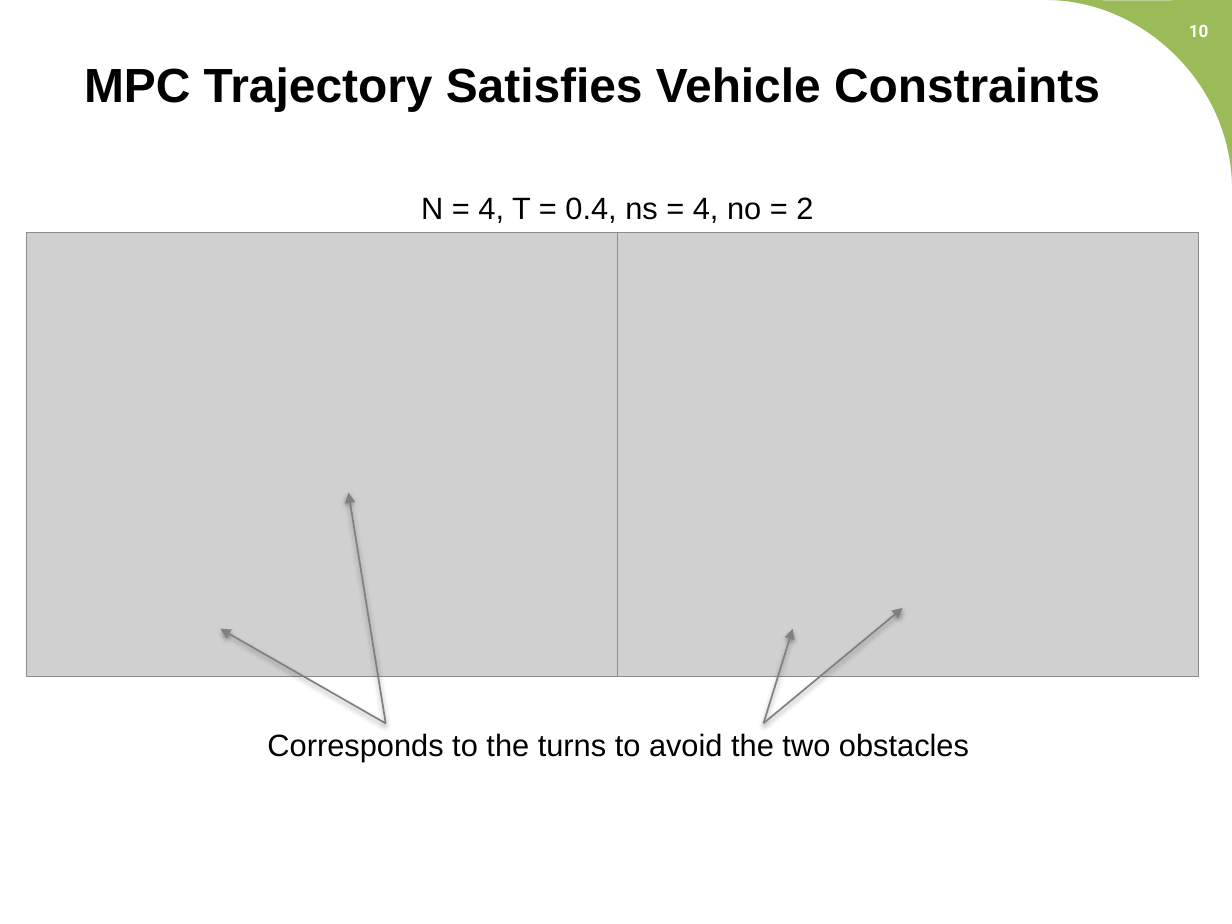
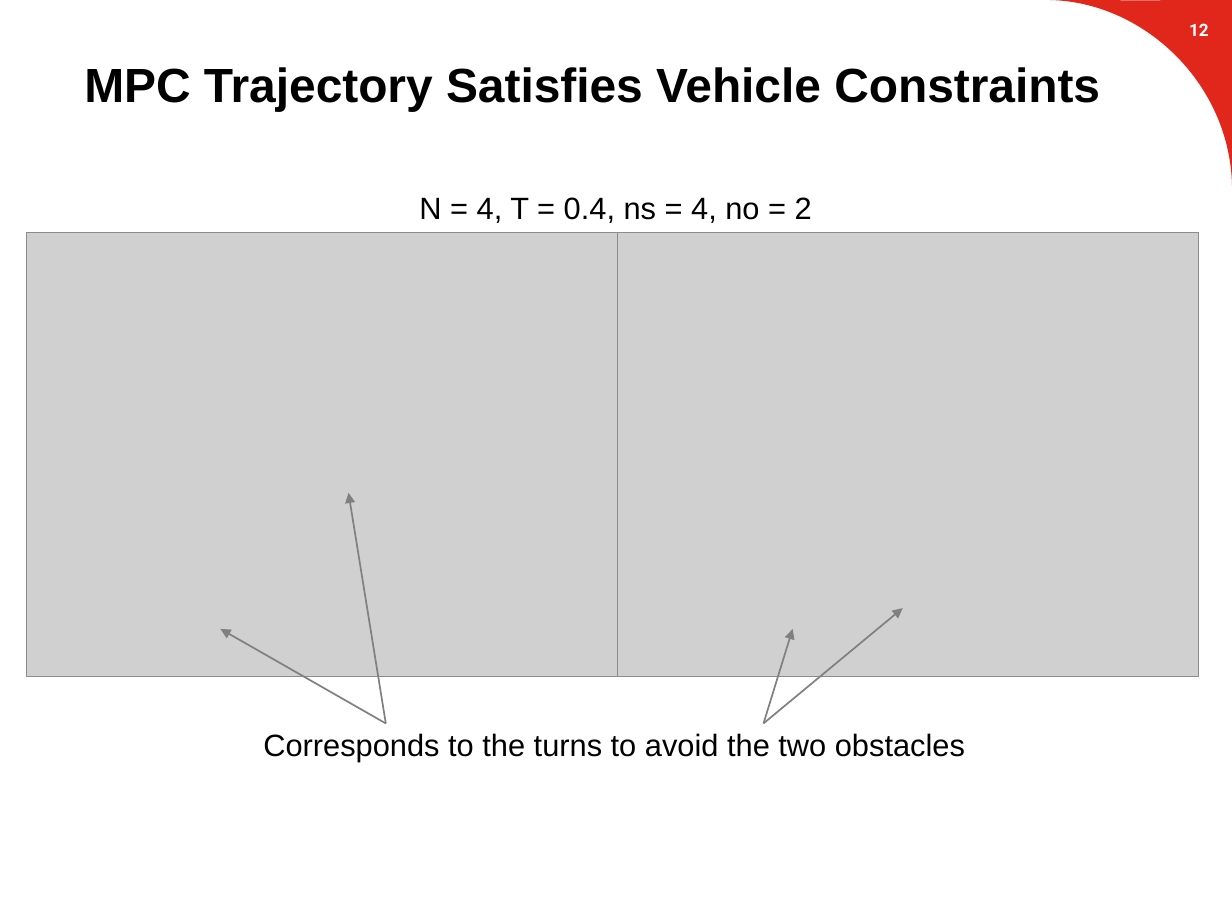
Before and after one commit to suvoganguli/GIG-MPC-Laplacian, a slide deck: slide 13 of 2D Results.pptx (slide 10 before the commit). Drawn at 1232x924 pixels with LibreOffice and Linux fonts; fonts in the diff are those of the drawing; grey boxes stand for pictures; background and template pictures are left out. Boxes give left, top, right and bottom in pixels: in the first picture for what was removed or moved away, otherwise in the second. Text is boxed around its words. In the diff, an @@ line names an element or a change of style, - is before the commit and + after.

```diff
--- a/2D Results.pptx
+++ b/2D Results.pptx
@@ freeform shape at bbox=[1047, 0, 1232, 185]: fill #9BBB59 to #E1261C @@
@@ page number at bbox=[1189, 23, 1209, 36]: text changed @@
-10
+12
@@ freeform shape removed at bbox=[349, 493, 386, 723] @@
@@ arrow added from (386, 723) to (349, 493), #808080 1 pt @@
@@ freeform shape removed at bbox=[764, 609, 903, 724] @@
@@ arrow added from (764, 723) to (903, 609), #808080 1 pt @@
@@ freeform shape removed at bbox=[221, 630, 386, 724] @@
@@ arrow added from (386, 723) to (221, 630), #808080 1 pt @@
@@ freeform shape removed at bbox=[764, 630, 793, 724] @@
@@ arrow added from (764, 723) to (792, 630), #808080 1 pt @@
@@ text "Corresponds to the turns to ...": place and size @@
-text "Corresponds to the turns to ..." at bbox=[267, 733, 969, 761]
+text "Corresponds to the turns to ..." at bbox=[263, 733, 965, 761]
```
Also in this commit, not shown: 18 other slides changed, 5 slides added, 2 slides removed.
